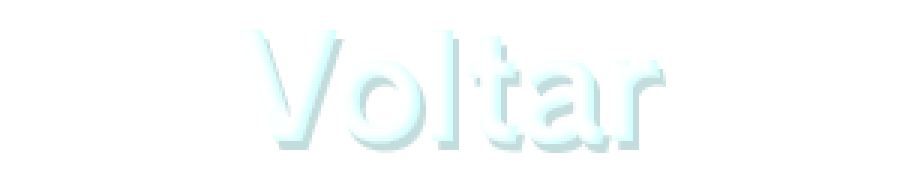
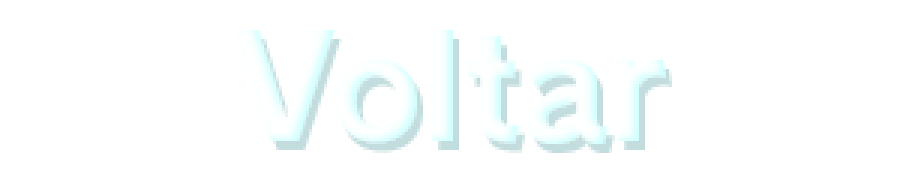
Layers edited between the first and the second 900×180 image:
added layer "Voltar V2" above "Back V2" over [234, 30, 666, 144]
hid "Voltar" (1st of 2) over [237, 30, 660, 144]
